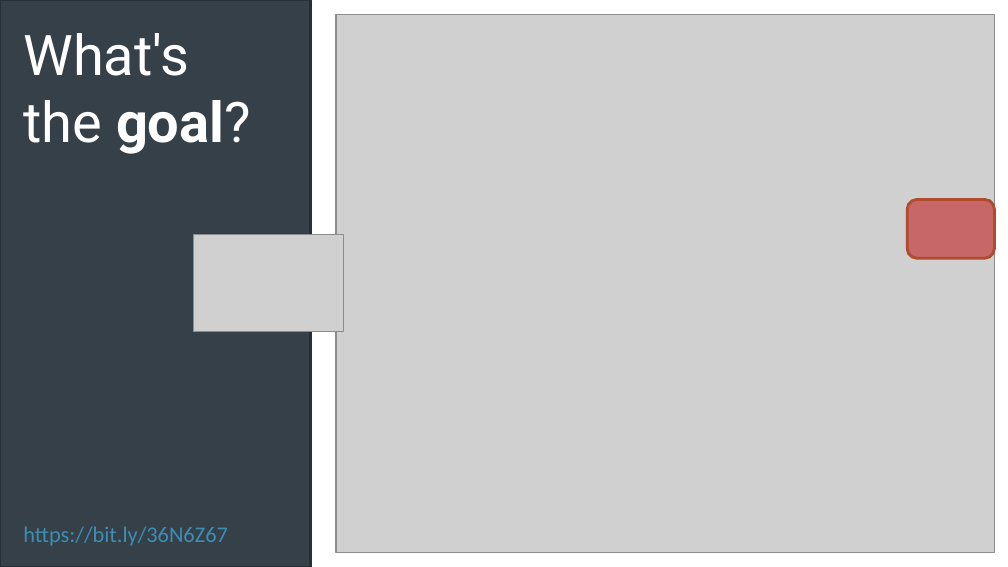
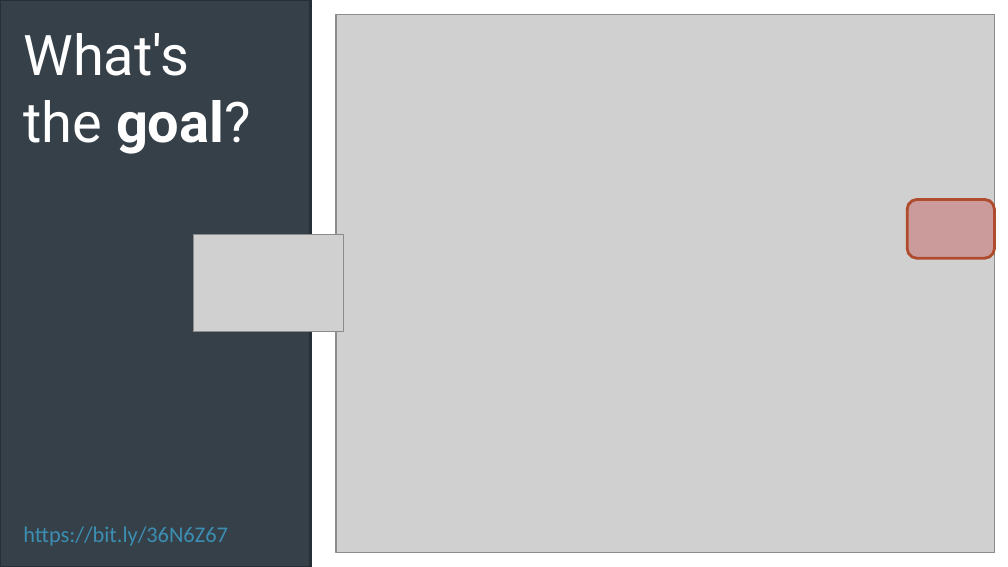
Before and after one commit to spetryjohnson/Talk---Hiring--Firing--and-Inspiring, a slide deck: slide 49 of Hiring, Firing, and Inspiring.pptx. Drawn at 1008x567 pixels with LibreOffice and Linux fonts; fonts in the diff are those of the drawing; grey boxes stand for pictures. Boxes give left, top, right and bottom in pixels: in the first picture for what was removed or moved away, otherwise in the second. Text is boxed around its words. In the diff, an @@ line names an element or a change of style, - is before the commit and + after.

```diff
--- a/Hiring, Firing, and Inspiring.pptx
+++ b/Hiring, Firing, and Inspiring.pptx
@@ rounded rectangle at (907,200,995,258): fill #C00000 at 50% opacity to #C00000 at 25% opacity @@
```
Also in this commit, not shown: 6 other slides changed, 7 slides added, 1 other file.
